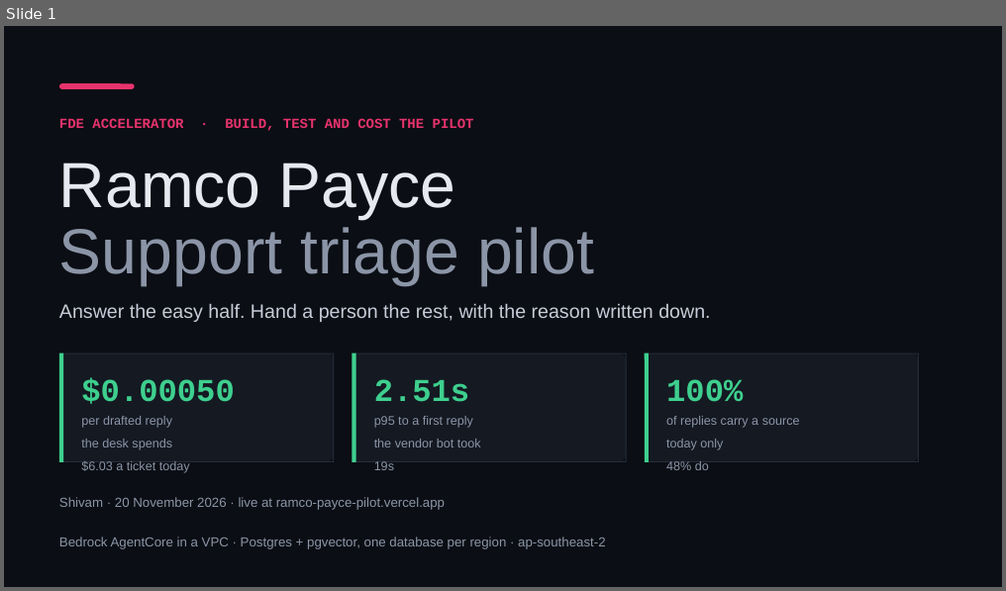
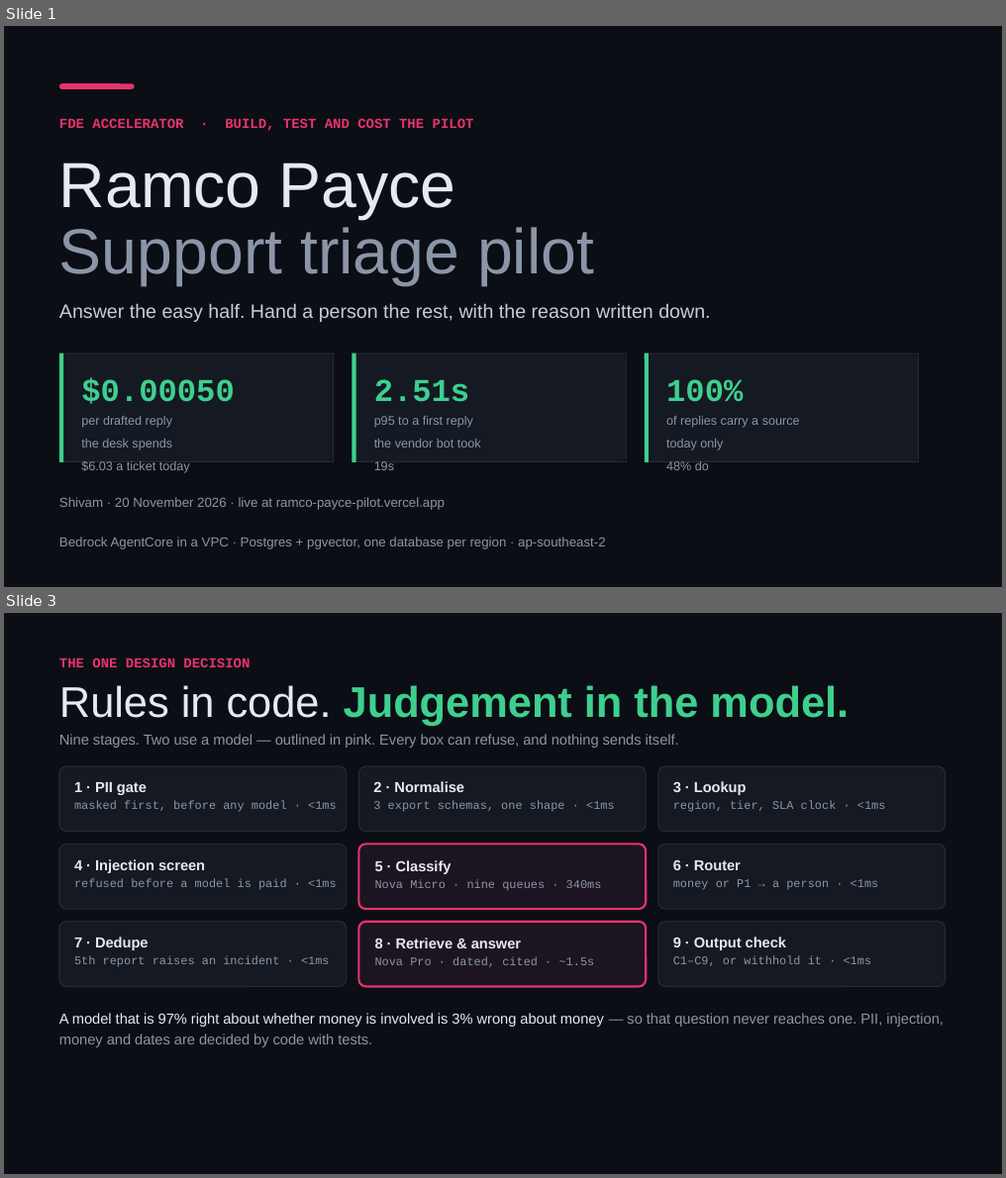
Before and after one commit to shivam-25/ramco-payce-pilot, a slide deck: docs/deck/ramco-payce-pilot.pptx. Shown one above the other, each under a label of ours: slide 1 before the commit, slides 1 and 3 after it; the slides between them are not shown. The pictures are 1006x591 and 1006x1178 pixels, drawn with LibreOffice and Linux fonts; fonts in the diff are those of the drawing. Boxes give left, top, right and bottom in pixels: in the first picture for what was removed or moved away, otherwise in the second. Text is boxed around its words. In the diff, an @@ line names an element or a change of style, - is before the commit and + after.

```diff
--- a/docs/deck/ramco-payce-pilot.pptx
+++ b/docs/deck/ramco-payce-pilot.pptx
@@ slide 3 added at (x1=4, y1=613, x2=1002, y2=1174), background #0B0E14 @@
@@ text added at (x1=59, y1=658, x2=250, y2=667), 10 pt, text #E8336D, bold @@
+THE ONE DESIGN DECISION
@@ text added at (x1=59, y1=685, x2=848, y2=725), 31 pt, text #3ECF8E, bold @@
+Rules in code. Judgement in the model.
@@ text added at (x1=59, y1=734, x2=679, y2=748), 10.5 pt, text #8B95A7 @@
+Nine stages. Two use a model — outlined in pink. Every box can refuse, and nothing sends itself.
@@ rounded rectangle added at (x1=59, y1=766, x2=348, y2=832), fill #141922, outline #242C3A 0.75 pt @@
@@ text added at (x1=74, y1=782, x2=147, y2=795), 10.5 pt, text #E6E9EF, bold @@
+1 · PII gate
@@ rounded rectangle added at (x1=359, y1=766, x2=647, y2=832), fill #141922, outline #242C3A 0.75 pt @@
@@ text added at (x1=373, y1=781, x2=464, y2=792), 10.5 pt, text #E6E9EF, bold @@
+2 · Normalise
@@ rounded rectangle added at (x1=658, y1=766, x2=946, y2=832), fill #141922, outline #242C3A 0.75 pt @@
@@ text added at (x1=673, y1=781, x2=746, y2=795), 10.5 pt, text #E6E9EF, bold @@
+3 · Lookup
@@ text added at (x1=74, y1=801, x2=337, y2=812), 8.5 pt, text #8B95A7 @@
+masked first, before any model · <1ms
@@ text added at (x1=373, y1=801, x2=615, y2=812), 8.5 pt, text #8B95A7 @@
+3 export schemas, one shape · <1ms
@@ text added at (x1=673, y1=801, x2=886, y2=812), 8.5 pt, text #8B95A7 @@
+region, tier, SLA clock · <1ms
@@ rounded rectangle added at (x1=59, y1=845, x2=348, y2=909), fill #141922, outline #242C3A 0.75 pt @@
@@ rounded rectangle added at (x1=359, y1=845, x2=647, y2=909), fill #1C1420, outline #E8336D 1.5 pt @@
@@ rounded rectangle added at (x1=658, y1=845, x2=946, y2=909), fill #141922, outline #242C3A 0.75 pt @@
@@ text added at (x1=74, y1=860, x2=205, y2=873), 10.5 pt, text #E6E9EF, bold @@
+4 · Injection screen
@@ text added at (x1=74, y1=878, x2=337, y2=890), 8.5 pt, text #8B95A7 @@
+refused before a model is paid · <1ms
@@ text added at (x1=375, y1=861, x2=451, y2=874), 10.5 pt, text #E6E9EF, bold @@
+5 · Classify
@@ text added at (x1=375, y1=879, x2=602, y2=891), 8.5 pt, text #8B95A7 @@
+Nova Micro · nine queues · 340ms
@@ text added at (x1=673, y1=861, x2=741, y2=870), 10.5 pt, text #E6E9EF, bold @@
+6 · Router
@@ text added at (x1=673, y1=879, x2=879, y2=890), 8.5 pt, text #8B95A7 @@
+money or P1 → a person · <1ms
@@ rounded rectangle added at (x1=59, y1=921, x2=348, y2=986), fill #141922, outline #242C3A 0.75 pt @@
@@ text added at (x1=74, y1=937, x2=149, y2=951), 10.5 pt, text #E6E9EF, bold @@
+7 · Dedupe
@@ rounded rectangle added at (x1=359, y1=921, x2=647, y2=986), fill #1C1420, outline #E8336D 1.5 pt @@
@@ text added at (x1=375, y1=938, x2=521, y2=949), 10.5 pt, text #E6E9EF, bold @@
+8 · Retrieve & answer
@@ rounded rectangle added at (x1=658, y1=921, x2=946, y2=986), fill #141922, outline #242C3A 0.75 pt @@
@@ text added at (x1=673, y1=937, x2=786, y2=951), 10.5 pt, text #E6E9EF, bold @@
+9 · Output check
@@ text added at (x1=74, y1=957, x2=330, y2=967), 8.5 pt, text #8B95A7 @@
+5th report raises an incident · <1ms
@@ text added at (x1=375, y1=958, x2=595, y2=967), 8.5 pt, text #8B95A7 @@
+Nova Pro · dated, cited · ~1.5s
@@ text added at (x1=673, y1=957, x2=872, y2=966), 8.5 pt, text #8B95A7 @@
+C1–C9, or withhold it · <1ms
@@ text added at (x1=59, y1=1013, x2=944, y2=1048), 10.5 pt, text #8B95A7 @@
+A model that is 97% right about whether money is involved is 3% wrong about money — so that question never reaches one. PII, injection, money and dates are decided by code with tests.
```
Also in this commit, not shown: 1 slide changed, 3 other slides added, 1 slide removed, 21 other files.
